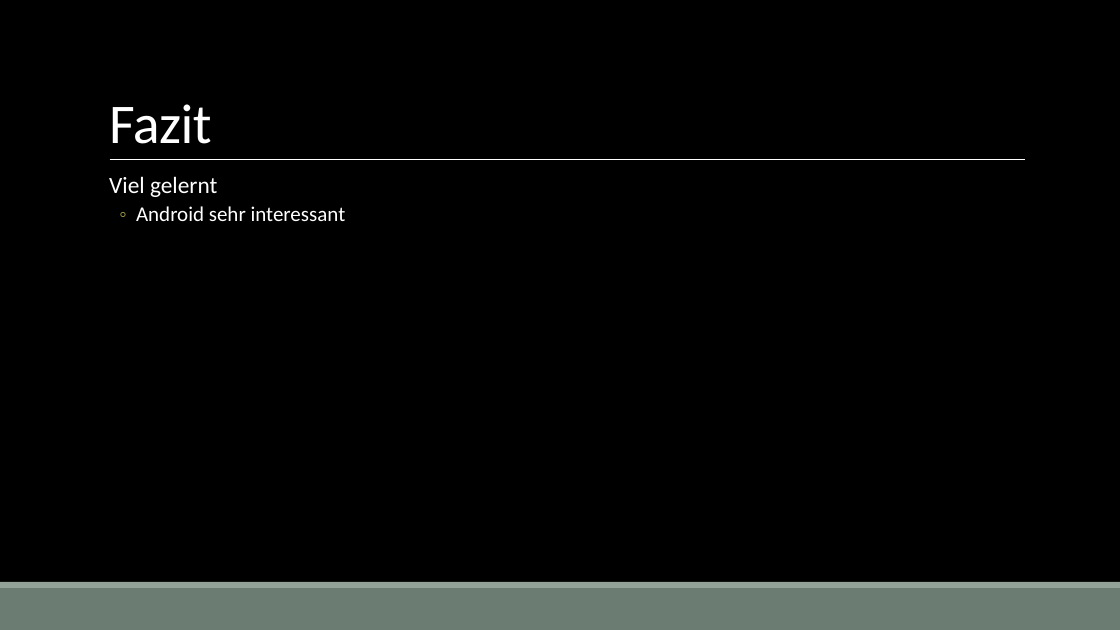
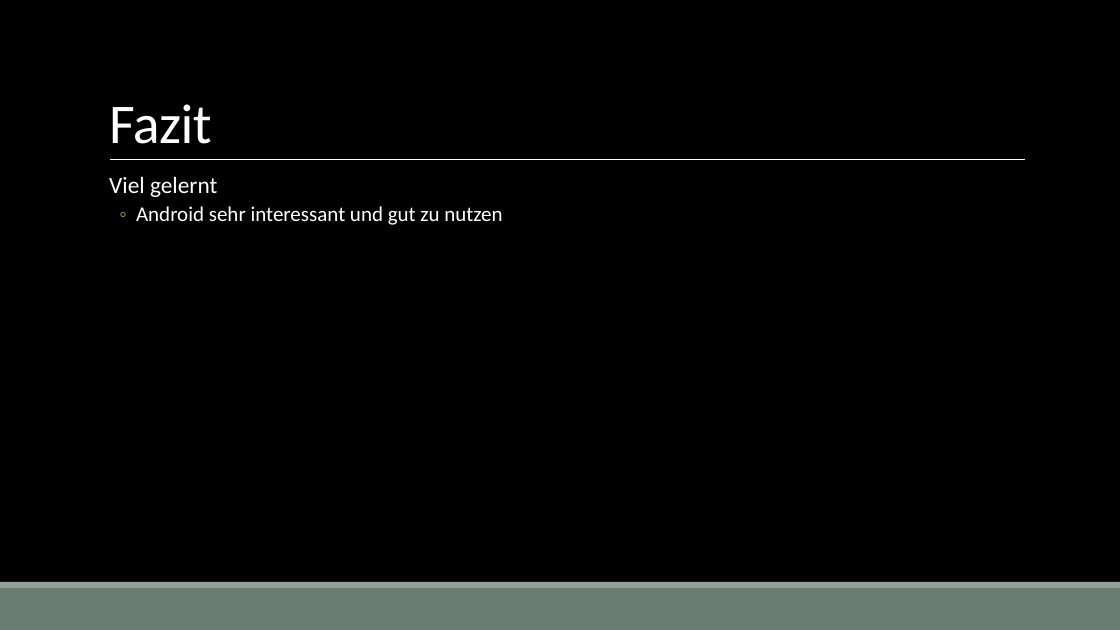
Before and after one commit to BeerBuddy/Mobis, a slide deck: slide 10 of Dokumente/Präsentation Final.pptx (slide 8 before the commit). Drawn at 1120x630 pixels with LibreOffice and Linux fonts; fonts in the diff are those of the drawing; background and template pictures are left out. Boxes give left, top, right and bottom in pixels: in the first picture for what was removed or moved away, otherwise in the second. Text is boxed around its words. In the diff, an @@ line names an element or a change of style, - is before the commit and + after.

```diff
--- a/Dokumente/Präsentation Final.pptx
+++ b/Dokumente/Präsentation Final.pptx
@@ text at (136,206,502,225): text changed @@
-  ◦ Android sehr interessant
+  ◦ Android sehr interessant und gut zu nutzen
```
Also in this commit, not shown: 4 other slides changed, 2 slides added.
